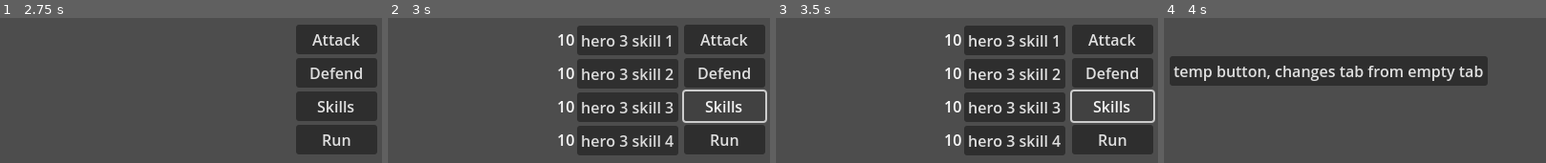
Above: before the commit, frames 1-4 (left to right).
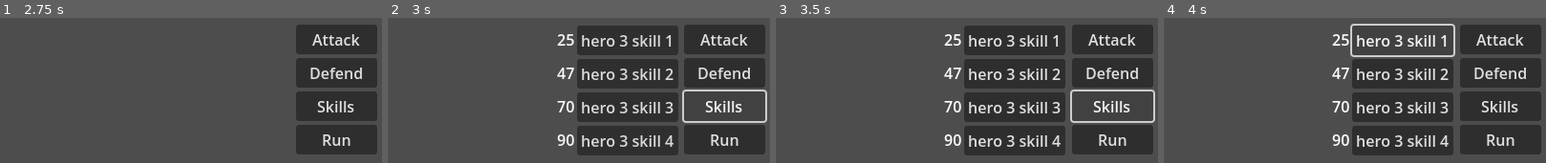
Above: after the commit, the same moments.

Repository: Tigeagle2/Final_team_game_CS399
Game: Godot game, scene res://scenes/battle.tscn
Same seed, same stepped clock (60 frames per second), same inputs: the game is played once before the commit and once after it. The project has no main scene, so this scene is started directly.
Inputs:
- Up to frame 1 (2.75 s): click "temp button, changes tab from…" at 0.5 s; click "Attack" at 1.25 s; click "Defend" at 2 s
- Up to frame 2 (3 s): click "Skills" at 2.75 s
- Up to frame 3 (3.5 s): no input
- Up to frame 4 (4 s): click "hero 3 skill 1" at 3.5 s

Frame 1 is identical in both runs. In frame 2, 0.6% of the frame differs, in the area x 44-49%, y 11-89%; in frame 3, 0.6%; in frame 4, 40%, in the area x 1-99%, y 3-95%.

Commit message:
worked on energy UI Stuff

Diff:
--- /dev/null
+++ b/Resource Files/temp_move_1.tres
@@ -0,0 +1,8 @@
+[gd_resource type="Resource" script_class="Move" load_steps=2 format=3 uid="uid://dvbhgtpinhj2p"]
+
+[ext_resource type="Script" uid="uid://cuyg0w6vqilaa" path="res://battle_system/move.gd" id="1_fnvmd"]
+
+[resource]
+script = ExtResource("1_fnvmd")
+energy_cost = 70
+metadata/_custom_type_script = "uid://cuyg0w6vqilaa"
--- /dev/null
+++ b/Resource Files/temp_move_2.tres
@@ -0,0 +1,8 @@
+[gd_resource type="Resource" script_class="Move" load_steps=2 format=3 uid="uid://chhwlh7ntnxqb"]
+
+[ext_resource type="Script" uid="uid://cuyg0w6vqilaa" path="res://battle_system/move.gd" id="1_drta2"]
+
+[resource]
+script = ExtResource("1_drta2")
+energy_cost = 25
+metadata/_custom_type_script = "uid://cuyg0w6vqilaa"
--- /dev/null
+++ b/Resource Files/temp_move_3.tres
@@ -0,0 +1,8 @@
+[gd_resource type="Resource" script_class="Move" load_steps=2 format=3 uid="uid://bsoaps4spaalm"]
+
+[ext_resource type="Script" uid="uid://cuyg0w6vqilaa" path="res://battle_system/move.gd" id="1_t2kys"]
+
+[resource]
+script = ExtResource("1_t2kys")
+energy_cost = 90
+metadata/_custom_type_script = "uid://cuyg0w6vqilaa"
--- /dev/null
+++ b/Resource Files/temp_move_4.tres
@@ -0,0 +1,8 @@
+[gd_resource type="Resource" script_class="Move" load_steps=2 format=3 uid="uid://day8nf58cjys6"]
+
+[ext_resource type="Script" uid="uid://cuyg0w6vqilaa" path="res://battle_system/move.gd" id="1_bu8x0"]
+
+[resource]
+script = ExtResource("1_bu8x0")
+energy_cost = 47
+metadata/_custom_type_script = "uid://cuyg0w6vqilaa"
--- a/scenes/battle.tscn
+++ b/scenes/battle.tscn
@@ -6,7 +6,11 @@
 [ext_resource type="PackedScene" uid="uid://cde8qxocuq6p" path="res://scenes/hero_infight_scenes/hero_infight_2.tscn" id="3_a12nh"]
 [ext_resource type="Script" uid="uid://dyu8a5asjyy4h" path="res://battle_system/battler.gd" id="4_4k1nj"]
 [ext_resource type="PackedScene" uid="uid://hlns22a5nuow" path="res://scenes/hero_infight_scenes/hero_infight_3.tscn" id="4_lpir7"]
+[ext_resource type="Resource" uid="uid://dvbhgtpinhj2p" path="res://Resource Files/temp_move_1.tres" id="6_66ngm"]
+[ext_resource type="Resource" uid="uid://chhwlh7ntnxqb" path="res://Resource Files/temp_move_2.tres" id="7_03edq"]
 [ext_resource type="Script" uid="uid://cuyg0w6vqilaa" path="res://battle_system/move.gd" id="7_f4pi3"]
+[ext_resource type="Resource" uid="uid://bsoaps4spaalm" path="res://Resource Files/temp_move_3.tres" id="8_22uqi"]
+[ext_resource type="Resource" uid="uid://day8nf58cjys6" path="res://Resource Files/temp_move_4.tres" id="9_6ni85"]
 
 [node name="battle" type="Node2D"]
 script = ExtResource("1_lpir7")
@@ -20,6 +24,7 @@
 
 [node name="Battler" type="Node2D" parent="hero_infight_1"]
 script = ExtResource("4_4k1nj")
+move_array = Array[ExtResource("7_f4pi3")]([null, null, ExtResource("6_66ngm"), ExtResource("7_03edq"), ExtResource("8_22uqi"), ExtResource("9_6ni85")])
 metadata/_custom_type_script = "uid://dyu8a5asjyy4h"
 
 [node name="hero_infight_2" parent="." instance=ExtResource("3_a12nh")]
@@ -28,6 +33,7 @@
 
 [node name="Battler" type="Node2D" parent="hero_infight_2"]
 script = ExtResource("4_4k1nj")
+move_array = Array[ExtResource("7_f4pi3")]([null, null, ExtResource("9_6ni85"), ExtResource("8_22uqi"), ExtResource("7_03edq"), ExtResource("6_66ngm")])
 metadata/_custom_type_script = "uid://dyu8a5asjyy4h"
 
 [node name="hero_infight_3" parent="." instance=ExtResource("4_lpir7")]
@@ -36,5 +42,7 @@
 
 [node name="Battler" type="Node2D" parent="hero_infight_3"]
 script = ExtResource("4_4k1nj")
-move_array = Array[ExtResource("7_f4pi3")]([null])
+move_array = Array[ExtResource("7_f4pi3")]([null, null, ExtResource("7_03edq"), ExtResource("9_6ni85"), ExtResource("6_66ngm"), ExtResource("8_22uqi")])
 metadata/_custom_type_script = "uid://dyu8a5asjyy4h"
+
+[node name="AudioStreamPlayer" type="AudioStreamPlayer" parent="."]
--- a/scenes/ui_scenes/fight_screen_ui.tscn
+++ b/scenes/ui_scenes/fight_screen_ui.tscn
@@ -27,17 +27,20 @@
 text = "temp button, changes tab from empty tab"
 
 [node name="hero_ui_1" parent="TabContainer" instance=ExtResource("2_nqjdu")]
+unique_name_in_owner = true
 visible = false
 layout_mode = 2
 metadata/_tab_index = 1
 
 [node name="hero_ui_2" parent="TabContainer" instance=ExtResource("2_nqjdu")]
+unique_name_in_owner = true
 visible = false
 layout_mode = 2
 hero_id = 1
 metadata/_tab_index = 2
 
 [node name="hero_ui_3" parent="TabContainer" instance=ExtResource("2_nqjdu")]
+unique_name_in_owner = true
 visible = false
 layout_mode = 2
 hero_id = 2
--- a/scripts/battle.gd
+++ b/scripts/battle.gd
@@ -3,7 +3,14 @@
 
 # Called when the node enters the scene tree for the first time.
 func _ready() -> void:
-	pass
+	call_deferred("link_battler")
 # Called every frame. 'delta' is the elapsed time since the previous frame.
 func _process(delta: float) -> void:
 	pass
+func link_battler():
+	%fight_screen_ui.hero_ui_1.battler = %hero_infight_1/Battler
+	%fight_screen_ui.hero_ui_2.battler = %hero_infight_2/Battler
+	%fight_screen_ui.hero_ui_3.battler = %hero_infight_3/Battler
+	%fight_screen_ui.hero_ui_1.setup_battler()
+	%fight_screen_ui.hero_ui_2.setup_battler()
+	%fight_screen_ui.hero_ui_3.setup_battler()
--- a/scripts/ui_scripts/fight_ui_scripts/fight_screen_ui.gd
+++ b/scripts/ui_scripts/fight_ui_scripts/fight_screen_ui.gd
@@ -1,6 +1,9 @@
 extends Node2D
 ## Sends the info to the controller: index 0: attack, index 1: defend, index 2: run, index 3: skill 1, index 4: skill 2, index 5: skill 3, index 4: skill 4
 signal hero_moved(index: int, hero_num: int)
+@onready var hero_ui_1 = %hero_ui_1
+@onready var hero_ui_2 = %hero_ui_2
+@onready var hero_ui_3 = %hero_ui_3
 # Called when the node enters the scene tree for the first time.
 func _ready() -> void:
 	##Stores the hero_ui children
--- a/scripts/ui_scripts/fight_ui_scripts/hero_ui.gd
+++ b/scripts/ui_scripts/fight_ui_scripts/hero_ui.gd
@@ -13,7 +13,7 @@
 ## How long the tweens take
 var skill_tween_duration: float = 0.3
 var skill_menu_open: bool = false
-var energy: int = 100
+var energy: float = 100
 var skill_1_required_energy: int = 100
 var skill_2_required_energy: int = 50
 var skill_3_required_energy: int = 25
@@ -62,7 +62,6 @@
 	%skill_2_button/energy_label.set_text(str(skill_2_required_energy))
 	%skill_3_button/energy_label.set_text(str(skill_3_required_energy))
 	%skill_4_button/energy_label.set_text(str(skill_4_required_energy))
-	pass
 func toggle_skill_menu():
 	if skill_menu_open:
 		toggle_skill_menu_anminations()
@@ -107,7 +106,7 @@
 func input_focus():
 	%attack_button.grab_focus()
 func turn_update():
-	pass
+	energy = battler.energy
 func _input(event: InputEvent) -> void:
 	if event.is_action_pressed("bottom_button") && %skill_menu.visible:
 		toggle_skill_menu()
Not shown: 1 places in scenes/battle.tscn that only renumber resources
